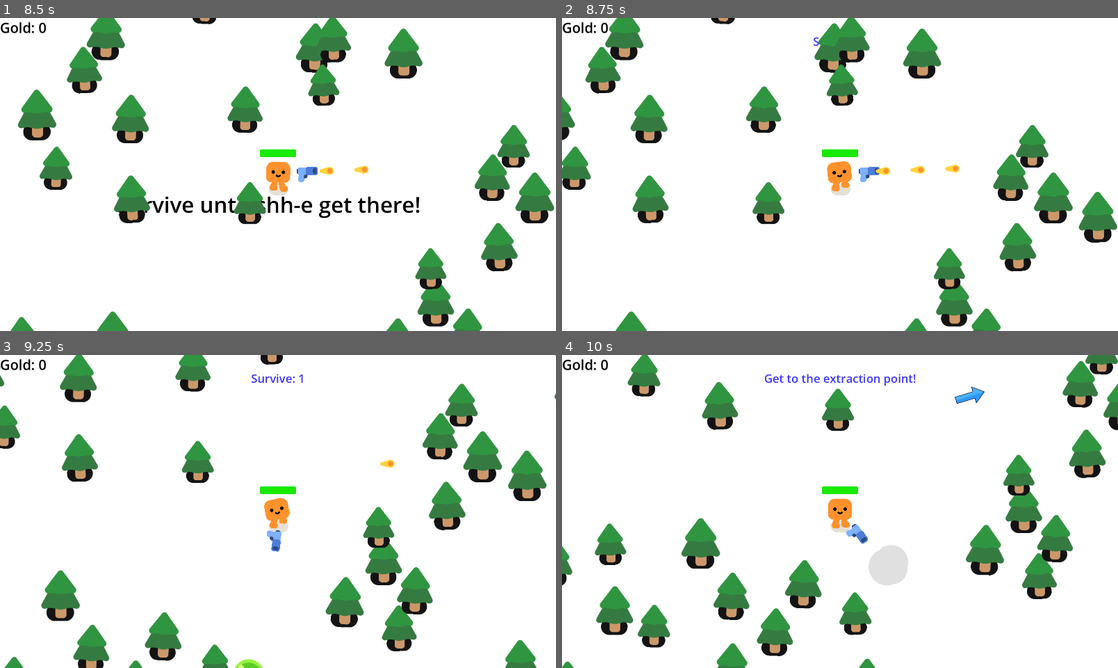
Above: before the commit, frames 1-4 (two rows, left to right).
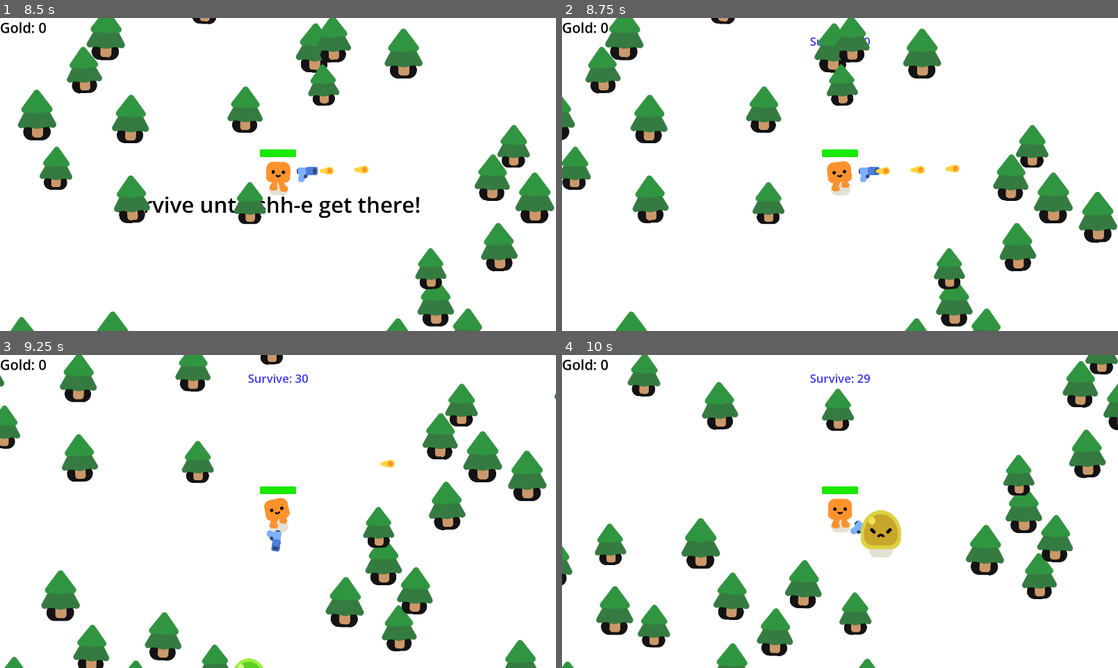
Above: after the commit, the same moments.

Repository: Greninja56/SurvivorGame
Game: Godot game, scene res://shop.tscn
The game is run twice, just before and just after one commit, with the same random seed, the same clock (stepped at 60 frames per second) and the same inputs.
Inputs:
- Up to frame 1 (8.5 s): click "Start Run" at 0.5 s; hold D (move_right) 1.28-2.03 s; hold S (move_down) 2.03-2.78 s; hold D (move_right) 2.78-3.53 s; hold W (move_up) 3.53-4.28 s; hold A (move_left) 4.28-5.78 s; hold S (move_down) 5.78-6.53 s; hold D (move_right) 6.53-7.28 s; hold W (move_up) 7.28-8.03 s; hold D (move_right) from 8.03 s (still down)
- Up to frame 2 (8.75 s): keep holding D (move_right)
- Up to frame 3 (9.25 s): release D (move_right) at 8.78 s; hold S (move_down) from 8.78 s (still down)
- Up to frame 4 (10 s): release S (move_down) at 9.53 s; hold A (move_left) from 9.53 s (still down)

Frame 1 is identical in both runs. In frame 2, less than 0.1% of the frame differs, in the area x 44-56%, y 6-9%; in frame 3, 0.2%; in frame 4, 2.0%, in the area x 36-76%, y 6-74%.

Commit message:
added ramping slimes for the soft gate, longer you play harder it gets

Diff:
--- a/2d-project-assets/game_state.gd
+++ b/2d-project-assets/game_state.gd
@@ -1,42 +1,36 @@
 extends Node
-## Autoload singleton. Register in Project Settings > Globals (Autoload) as "GameState".
-## Owns all persistent data: banked gold and purchased upgrade levels.
 
 signal run_gold_changed(amount: int)
 signal banked_gold_changed(amount: int)
 
 const SAVE_PATH := "user://savegame.json"
-const DEATH_KEEP_PERCENT := 0.25  # fraction of run gold kept on death (0.0 = lose everything)
+const DEATH_KEEP_PERCENT := 0.1
 const BASE_HEALTH := 100.0
 
-# Cost of level N = base_cost * growth^N. Tune these to how much gold a run earns.
 const UPGRADES := {
 	"health": {
 		"name": "Max Health",
 		"base_cost": 15,
-		"growth": 1.5,
+		"growth": 1.1,
 		"max_level": 100,
 		"per_level": 25.0,   # +25 max HP per level
 	},
 	"fire_rate": {
 		"name": "Fire Rate",
 		"base_cost": 20,
-		"growth": 1.5,
+		"growth": 1.1,
 		"max_level": 100,
 		"per_level": 0.15,   # +15% fire rate per level
 	},
 }
 
-var banked_gold: int = 0  # persistent, spent in the shop
-var run_gold: int = 0     # collected this run, at risk until you extract
+var banked_gold: int = 0
+var run_gold: int = 0
 var upgrade_levels := {"health": 0, "fire_rate": 0}
 
 
 func _ready() -> void:
 	load_game()
-
-
-# --- Run lifecycle ---------------------------------------------------------
 
 func start_run() -> void:
 	run_gold = 0
@@ -47,8 +41,6 @@
 	run_gold += amount
 	run_gold_changed.emit(run_gold)
 
-
-## Player reached the extraction point. Returns gold banked (for a results screen).
 func extract() -> int:
 	var banked := run_gold
 	banked_gold += banked
@@ -59,7 +51,6 @@
 	return banked
 
 
-## Player died. Keeps only a fraction. Returns {"kept": int, "lost": int}.
 func die() -> Dictionary:
 	var kept := int(run_gold * DEATH_KEEP_PERCENT)
 	var lost := run_gold - kept
@@ -70,8 +61,6 @@
 	run_gold_changed.emit(run_gold)
 	return {"kept": kept, "lost": lost}
 
-
-# --- Shop (sink) -----------------------------------------------------------
 
 func can_afford(cost: int) -> bool:
 	return banked_gold >= cost
@@ -90,7 +79,6 @@
 	return int(round(up["base_cost"] * pow(up["growth"], get_level(id))))
 
 
-## Returns true if the purchase went through.
 func buy_upgrade(id: String) -> bool:
 	if is_maxed(id):
 		return false
@@ -104,7 +92,6 @@
 	return true
 
 
-## Short text for the shop UI showing the current bonus.
 func describe(id: String) -> String:
 	var lvl := get_level(id)
 	match id:
@@ -114,19 +101,12 @@
 			return "Fire rate: +%d%%" % int(lvl * UPGRADES[id]["per_level"] * 100)
 	return ""
 
-
-# --- Upgrade effects (read these from gameplay scripts) ---------------------
-
 func get_max_health() -> float:
 	return BASE_HEALTH + get_level("health") * UPGRADES["health"]["per_level"]
 
-
-## 1.0 = normal. 1.3 = shoots 30% faster.
 func get_fire_rate_multiplier() -> float:
 	return 1.0 + get_level("fire_rate") * UPGRADES["fire_rate"]["per_level"]
 
-
-# --- Save / load -----------------------------------------------------------
 
 func save_game() -> void:
 	var data := {
@@ -142,13 +122,13 @@
 
 func load_game() -> void:
 	if not FileAccess.file_exists(SAVE_PATH):
-		return  # first launch, keep defaults
+		return
 	var file := FileAccess.open(SAVE_PATH, FileAccess.READ)
 	if file == null:
 		return
 	var parsed = JSON.parse_string(file.get_as_text())
 	if typeof(parsed) != TYPE_DICTIONARY:
-		return  # corrupted file, keep defaults
+		return
 	banked_gold = int(parsed.get("banked_gold", 0))
 	var saved_levels = parsed.get("upgrades", {})
 	if typeof(saved_levels) == TYPE_DICTIONARY:
--- a/2d-project-assets/gold_pickup.gd
+++ b/2d-project-assets/gold_pickup.gd
@@ -1,6 +1,4 @@
 extends Area2D
-## Attach to the root Area2D of gold_pickup.tscn.
-## The player must be in the "player" group and on a layer this Area2D's mask detects.
 
 @export var value: int = 1
 
--- a/2d-project-assets/gold_pickup.tscn
+++ b/2d-project-assets/gold_pickup.tscn
@@ -4,7 +4,7 @@
 [ext_resource type="Texture2D" uid="uid://fjafj6ekc3v2" path="res://coin.png" id="2_mnka4"]
 
 [sub_resource type="CircleShape2D" id="CircleShape2D_vpvrv"]
-radius = 73.33485
+radius = 182.01099
 
 [node name="Area2D" type="Area2D" unique_id=478643484]
 script = ExtResource("1_j4s7n")
--- a/2d-project-assets/mob.gd
+++ b/2d-project-assets/mob.gd
@@ -1,6 +1,9 @@
 extends CharacterBody2D
 
 var health = 3
+var base_speed = 400.0
+var speed = base_speed
+var gold_value = 1
 
 @onready var player = get_node("/root/Game/Player")
 
@@ -9,22 +12,26 @@
 
 func _physics_process(delta):
 	var direction = global_position.direction_to(player.global_position)
-	velocity = direction * 400.0
+	velocity = direction * speed
 	move_and_slide()
+
+func apply_difficulty(difficulty: float) -> void:
+	health = int(ceil(3 * difficulty))
+	speed = base_speed * clamp(difficulty, 1.0, 2.5)
+	gold_value = int(ceil(1 * difficulty))
 
 func take_damage():
 	health -= 1
 	%Slime.play_hurt()
 
 	if health <= 0:
-		queue_free()
-
-		const SMOKE_SCENE = preload("res://smoke_explosion/smoke_explosion.tscn")
-		var smoke = SMOKE_SCENE.instantiate()
+		var smoke = preload("res://smoke_explosion/smoke_explosion.tscn").instantiate()
 		get_parent().add_child(smoke)
 		smoke.global_position = global_position
 
-		const GOLD_SCENE = preload("res://gold_pickup.tscn")
-		var gold = GOLD_SCENE.instantiate()
+		var gold = preload("res://gold_pickup.tscn").instantiate()
 		gold.position = position
+		gold.value = gold_value
 		get_parent().add_child.call_deferred(gold)
+
+		queue_free()
--- a/2d-project-assets/shop.gd
+++ b/2d-project-assets/shop.gd
@@ -1,12 +1,9 @@
 extends Control
-## Attach to the root Control of shop.tscn. The whole UI is built in code.
-## Set shop.tscn as the project's Main Scene so each session starts here.
 
-# Change this to the path of your main game scene.
 const GAME_SCENE := "res://survivors_game.tscn"
 
 var gold_label: Label
-var rows := {}  # upgrade id -> {"info": Label, "button": Button}
+var rows := {}
 
 
 func _ready() -> void:
--- a/2d-project-assets/survivors_game.gd
+++ b/2d-project-assets/survivors_game.gd
@@ -1,8 +1,10 @@
 extends Node2D
 
-var time_left = 1  # set back to 60 when you're done testing
+var time_left = 30
 var story_index = 0
-var run_over = false  # guards against ending the run twice
+var run_over = false
+var elapsed_time = 0.0
+var difficulty_ramp_rate = 0.01
 
 var story_list = [
 	"Kshhhhh. Got-kshhhhhh-hing!",
@@ -19,6 +21,10 @@
 	%StoryLabel.text = story_list[0]
 	%StoryTimer.start()
 
+func _process(delta: float) -> void:
+	if not run_over:
+		elapsed_time += delta
+
 func start_game():
 	%Countdown.text = "Survive: " + str(time_left)
 	%WinTimer.start()
@@ -30,15 +36,19 @@
 	new_mob.global_position = %PathFollow2D.global_position
 	var random_size = randf_range(0.5, 1.5)
 	new_mob.scale = Vector2(random_size, random_size)
+
+	var difficulty = 1.0 + elapsed_time * difficulty_ramp_rate
+	new_mob.apply_difficulty(difficulty)
+
 	add_child(new_mob)
 
 func _on_timer_timeout() -> void:
 	spawn_mob()
 
+	%Timer.wait_time = max(0.3, %Timer.wait_time - 0.02)
+
 func _on_run_gold_changed(amount: int) -> void:
 	%GoldLabel.text = "Gold: %d" % amount
-
-# --- Run endings -----------------------------------------------------------
 
 func _on_player_health_depleted() -> void:
 	if run_over:
@@ -49,7 +59,6 @@
 		"Kept: %d   Lost: %d" % [result.kept, result.lost]
 	)
 
-# Called by the extraction point when the player touches it
 func on_extraction_reached() -> void:
 	if run_over:
 		return
@@ -69,8 +78,6 @@
 func _on_restart_pressed() -> void:
 	get_tree().paused = false
 	get_tree().change_scene_to_file("res://shop.tscn")
-
-# --- Timers ----------------------------------------------------------------
 
 func _on_win_timer_timeout() -> void:
 	time_left -= 1
